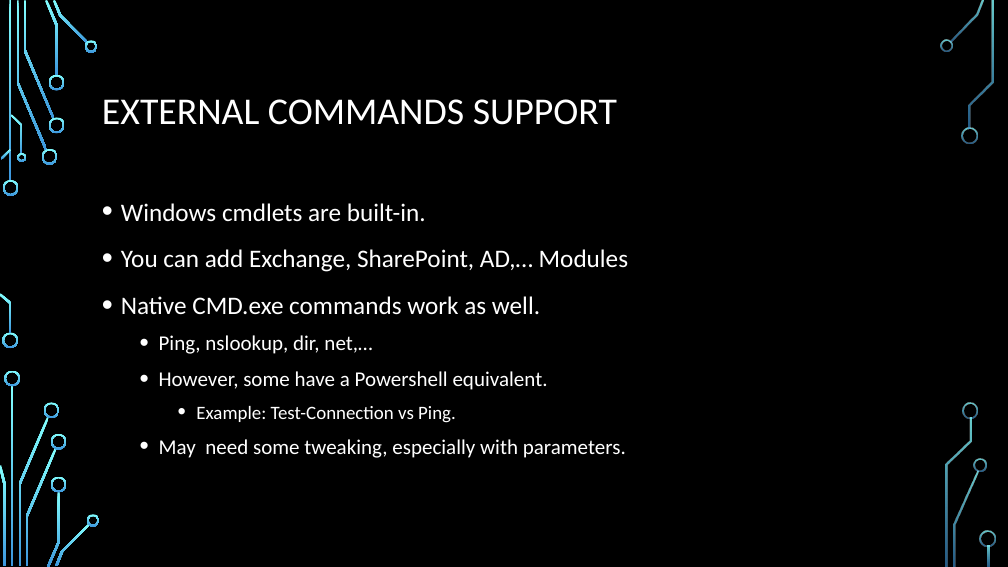
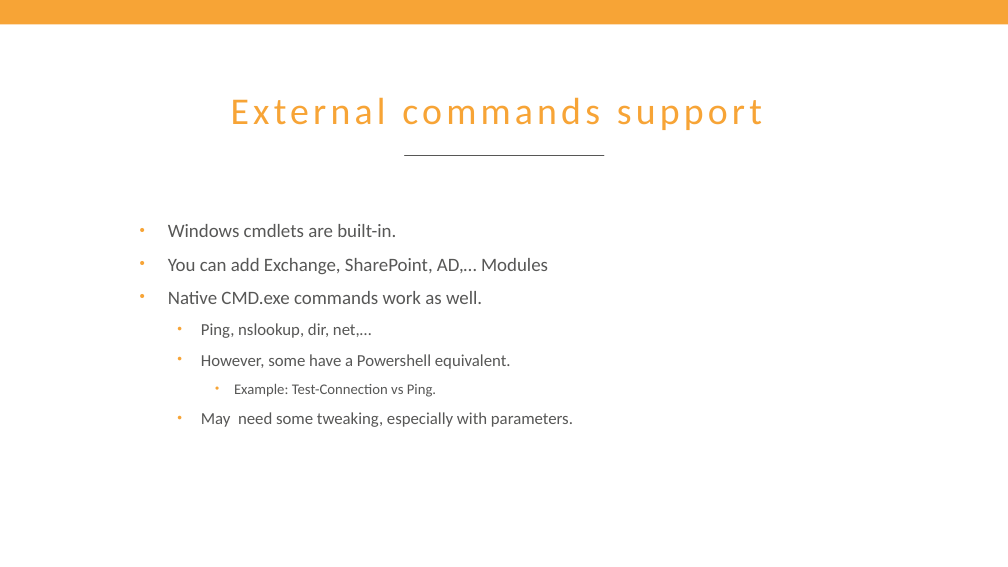
Before and after one commit to Matthias-vdE/Powershell-Course, a slide deck: slide 36 of 2019/Powershell course.pptx. Drawn at 1008x567 pixels with LibreOffice and Linux fonts; fonts in the diff are those of the drawing; background and template pictures are left out. Boxes give left, top, right and bottom in pixels: in the first picture for what was removed or moved away, otherwise in the second. Text is boxed around its words. In the diff, an @@ line names an element or a change of style, - is before the commit and + after.

Commit message:
Applied Axxes style

```diff
--- a/2019/Powershell course.pptx
+++ b/2019/Powershell course.pptx
@@ background picture (left out) to #FFFFFF @@
@@ rectangle added at bbox=[0, 0, 1008, 24], fill #F7A436 @@
@@ title at bbox=[231, 97, 762, 130]: text changed; text colour #FFFFFF to #F7A436 @@
-EXTERNAL COMMANDS SUPPORT
+External commands support
@@ line added from (405, 156) to (604, 156), #575756 0.75 pt @@
@@ text "Windows cmdlets are built-in.": place and size @@
-text "Windows cmdlets are built-in." at bbox=[121, 203, 628, 458]
+text "Windows cmdlets are built-in." at bbox=[168, 224, 573, 427]
@@ text "Windows cmdlets are built-in." at bbox=[168, 224, 573, 427]: size 24 to 18 pt in "Windows cmdlets are built-in.", "You can add Exchange, SharePoint, AD,… Modules", "Native CMD.exe commands work as well."; text colour #FFFFFF to #575756; size 20 to 16 pt in "Ping, nslookup, dir, net,…", "However, some have a Powershell equivalent.", "May need some tweaking, especially with parameters."; size 18 to 14 pt in "Example: Test-Connection vs Ping."; indent changed; line spacing 1.2 to 1; more space between paragraphs @@
@@ group removed at bbox=[0, 0, 996, 567]: 33 freeform shapes, 3 rectangles @@
```
Also in this commit, not shown: 169 other slides changed.
